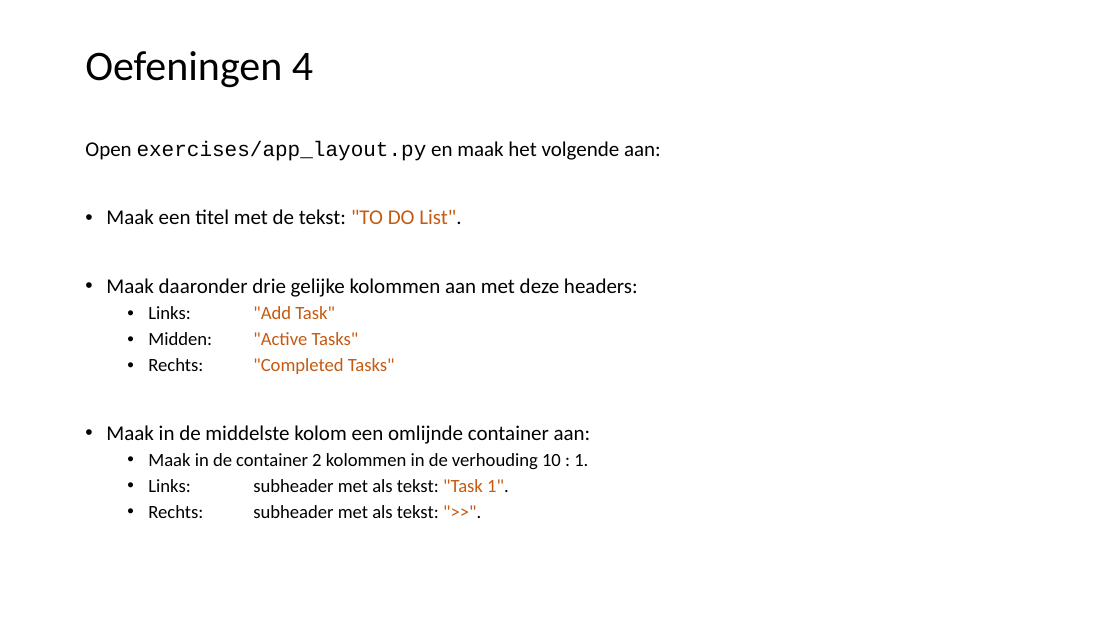
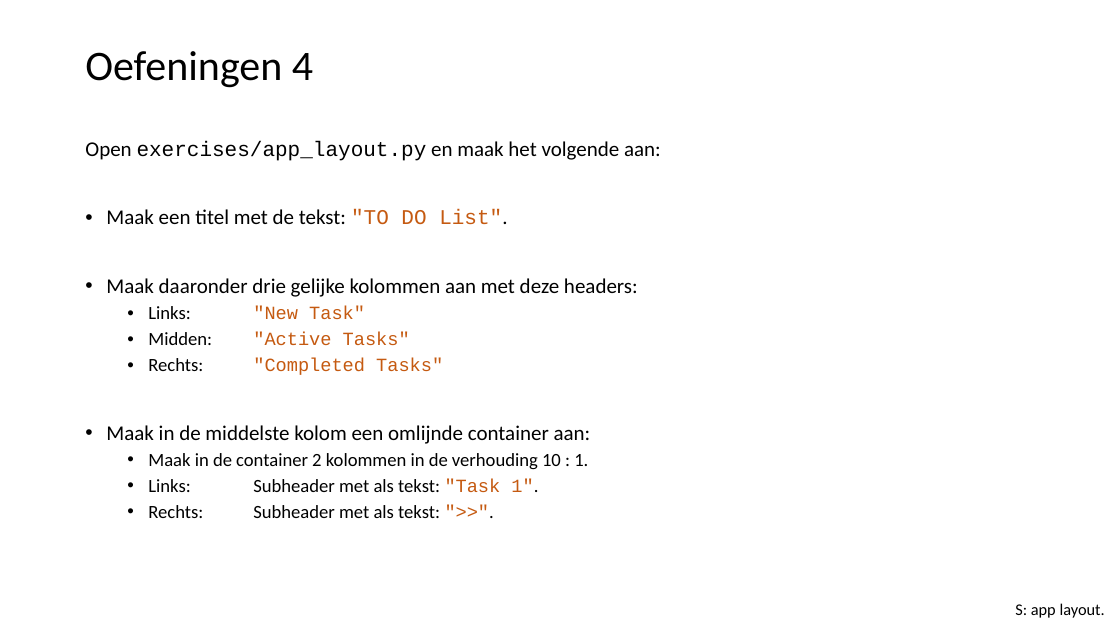
Before and after one commit to LFKoning/knowledge-sharing, a slide deck: slide 34 of python_course_4p/4_api_app/4_api_app.pptx. Drawn at 1120x630 pixels with LibreOffice and Linux fonts; fonts in the diff are those of the drawing. Boxes give left, top, right and bottom in pixels: in the first picture for what was removed or moved away, otherwise in the second. Text is boxed around its words. In the diff, an @@ line names an element or a change of style, - is before the commit and + after.

```diff
--- a/python_course_4p/4_api_app/4_api_app.pptx
+++ b/python_course_4p/4_api_app/4_api_app.pptx
@@ text at <box>106,209,507,375</box>: font Calibri to Courier New in ""TO DO List".", ""Active Tasks"", ""Completed Tasks"" @@
@@ text at <box>148,306,365,319</box>: text changed; font Calibri to Courier New @@
-  • Links: "Add Task"
+  • Links: "New Task"
@@ text at <box>148,479,538,518</box>: text changed @@
-  • Links: subheader met als tekst: "Task 1".
-  • Rechts: subheader met als tekst: ">>".
+  • Links: Subheader met als tekst: "Task 1".
+  • Rechts: Subheader met als tekst: ">>".
@@ text added at <box>1015,603,1105,618</box>, 14 pt, text #000000 @@
+S: app layout.
```
Also in this commit, not shown: 15 other slides changed, 15 other files.
